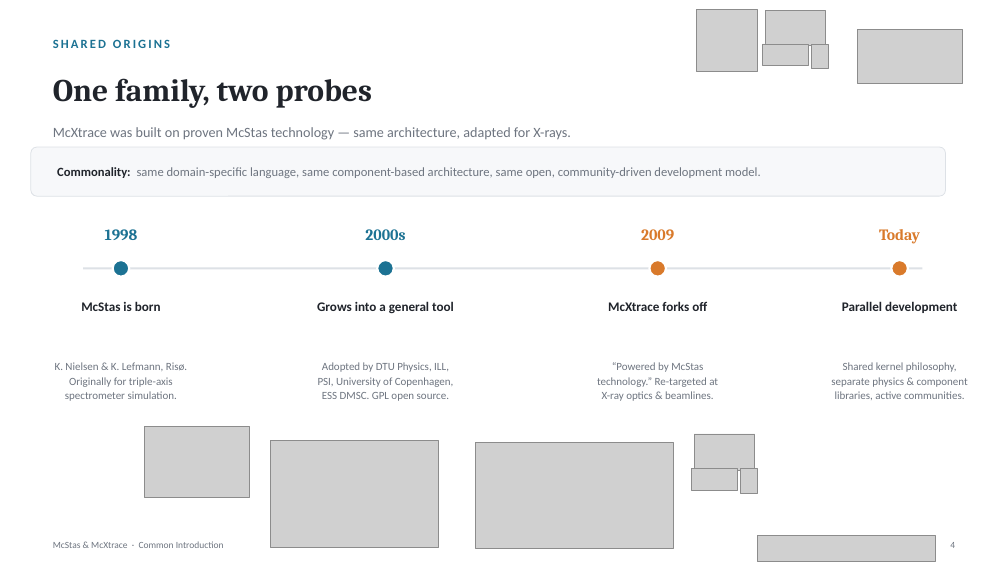
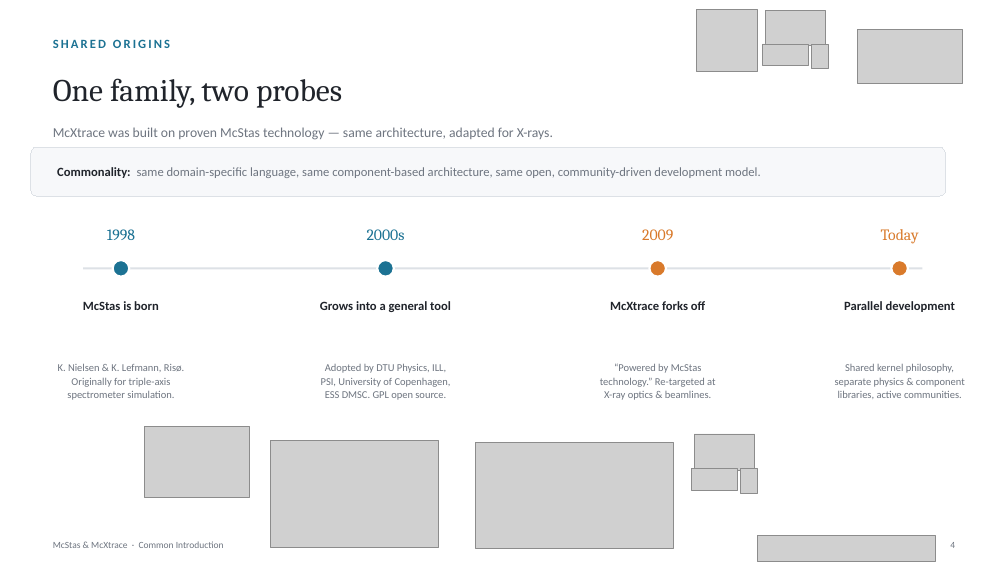
Before and after one commit to mccode-dev/PaNRAID, a slide deck: slide 4 of 21_September_Monday/02_Intro_and_General_Concepts/02_McStas_McXtrace_Common_Introduction.pptx. Drawn at 1008x567 pixels with LibreOffice and Linux fonts; fonts in the diff are those of the drawing; grey boxes stand for pictures. Boxes give left, top, right and bottom in pixels: in the first picture for what was removed or moved away, otherwise in the second. Text is boxed around its words. In the diff, an @@ line names an element or a change of style, - is before the commit and + after.

Commit message:
Back and forth McStas/McXrace <-> McStasScript

```diff
--- a/21_September_Monday/02_Intro_and_General_Concepts/02_McStas_McXtrace_Common_Introduction.pptx
+++ b/21_September_Monday/02_Intro_and_General_Concepts/02_McStas_McXtrace_Common_Introduction.pptx
@@ text "McXtrace was built on proven ..." at [53, 127, 553, 140]: size 13.5 to 13 pt @@
@@ bold off in 5 elements at [53, 78, 342, 108], [642, 229, 673, 240], [367, 229, 405, 240], [881, 229, 919, 244], [107, 229, 135, 240] @@
@@ size 12.5 to 12 pt in 4 elements at [83, 301, 159, 310], [320, 301, 451, 312], [610, 301, 705, 310], [844, 301, 955, 312] @@
@@ size 10.5 to 10 pt in 4 elements at [58, 364, 184, 400], [321, 364, 451, 400], [600, 364, 715, 400], [835, 364, 965, 399] @@
```
Also in this commit, not shown: 17 other slides changed, 2 slides added, 1 other file.
